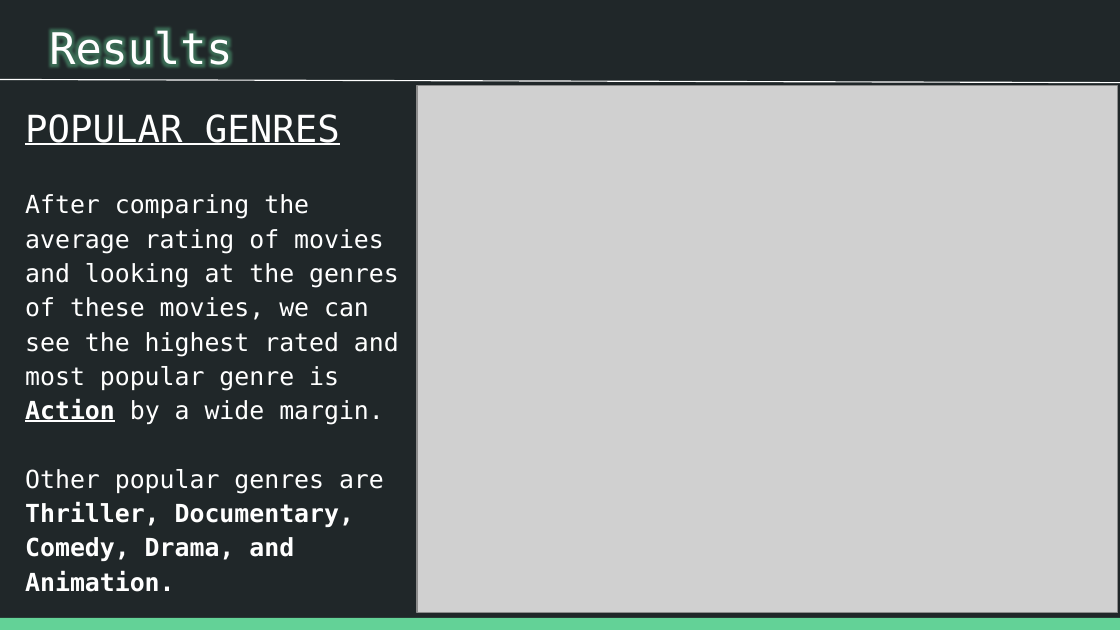
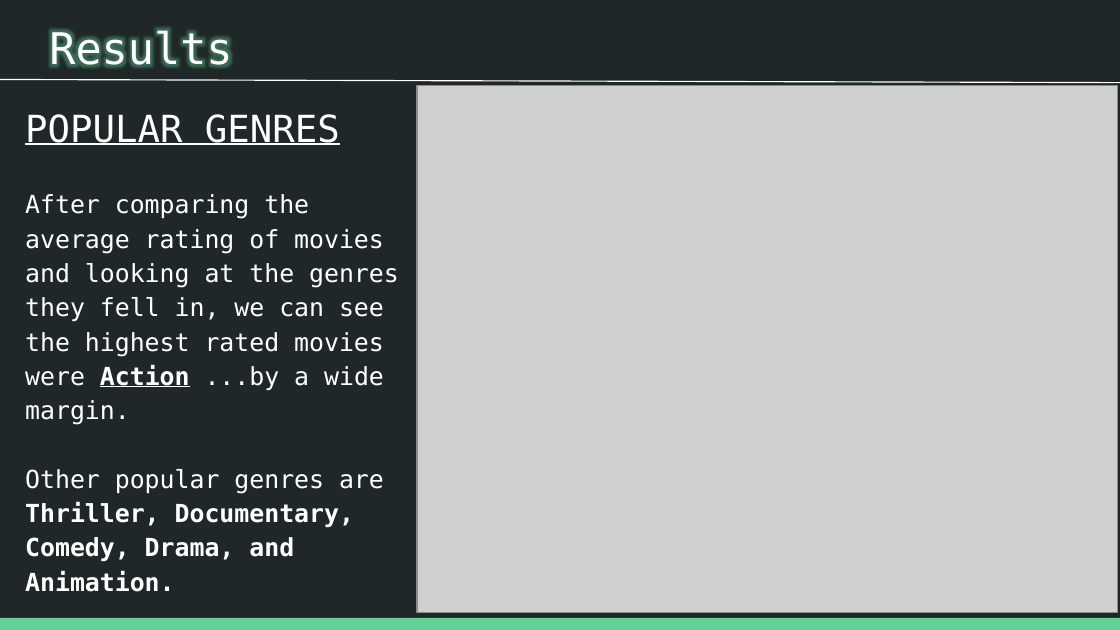
Before and after one commit to patrick-anastasio/Flatiron_DSC-Phase1_Project, a slide deck: slide 7 of Slide Deck.pptx. Drawn at 1120x630 pixels with LibreOffice and Linux fonts; fonts in the diff are those of the drawing; grey boxes stand for pictures. Boxes give left, top, right and bottom in pixels: in the first picture for what was removed or moved away, otherwise in the second. Text is boxed around its words. In the diff, an @@ line names an element or a change of style, - is before the commit and + after.

```diff
--- a/Slide Deck.pptx
+++ b/Slide Deck.pptx
@@ text at [25, 194, 399, 425]: text changed @@
-After comparing the average rating of movies and looking at the genres of these movies, we can see the highest rated and most popular genre is Action by a wide margin.
+After comparing the average rating of movies and looking at the genres they fell in, we can see the highest rated movies were Action ...by a wide margin.
```
Also in this commit, not shown: 6 other slides changed, 2 other files.
